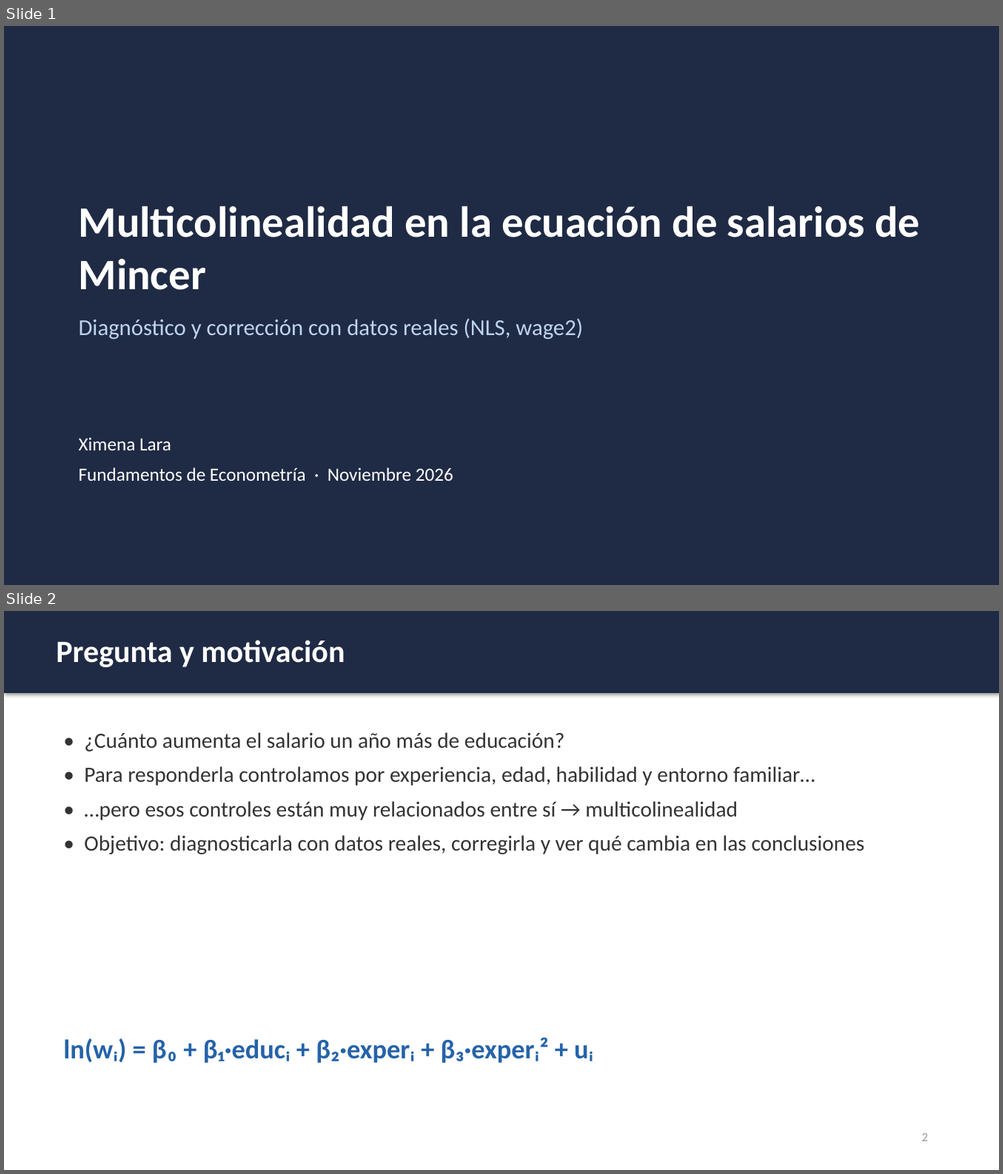
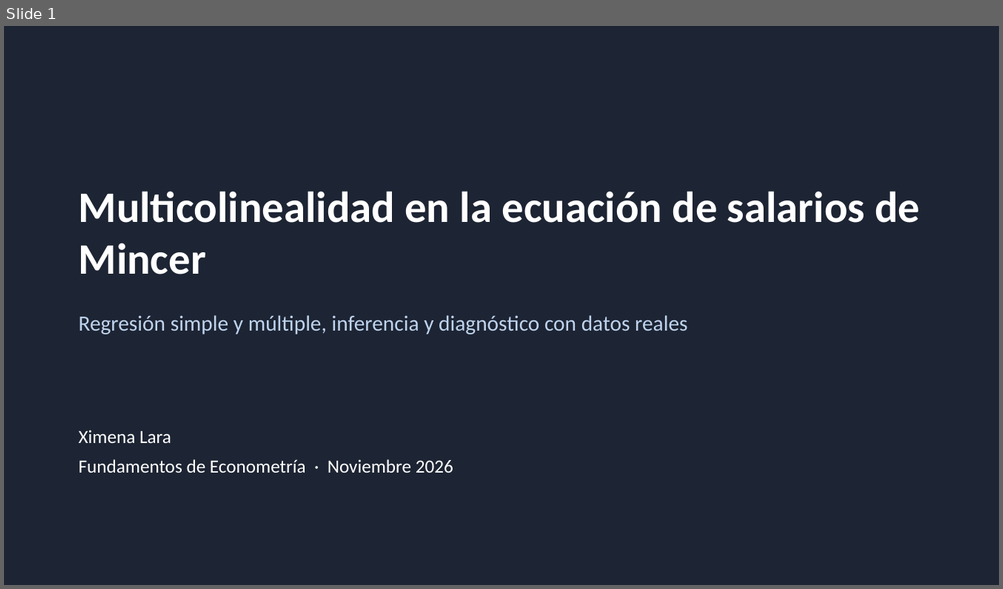
Before and after one commit to ximeelaraa/mincer-multicolinealidad, a slide deck: Presentacion_Multicolinealidad_Mincer.pptx. Shown one above the other, each under a label of ours: slides 1 and 2 before the commit, slide 1 after it. The pictures are 1003x1174 and 1003x589 pixels, drawn with LibreOffice and Linux fonts; fonts in the diff are those of the drawing. Boxes give left, top, right and bottom in pixels: in the first picture for what was removed or moved away, otherwise in the second. Text is boxed around its words. In the diff, an @@ line names an element or a change of style, - is before the commit and + after.

```diff
--- a/Presentacion_Multicolinealidad_Mincer.pptx
+++ b/Presentacion_Multicolinealidad_Mincer.pptx
@@ slide 2 removed at (x1=4, y1=611, x2=999, y2=1170), background #FFFFFF @@
@@ rectangle removed at (x1=4, y1=611, x2=999, y2=693) @@
@@ text removed at (x1=56, y1=640, x2=344, y2=667) @@
-Pregunta y motivación
@@ text removed at (x1=84, y1=732, x2=865, y2=854) @@
-• ¿Cuánto aumenta el salario un año más de educación?
-• Para responderla controlamos por experiencia, edad, habilidad y entorno familiar…
-• …pero esos controles están muy relacionados entre sí → multicolinealidad
-• Objetivo: diagnosticarla con datos reales, corregirla y ver qué cambia en las conclusiones
@@ text removed at (x1=63, y1=1037, x2=593, y2=1063) @@
-ln(wᵢ) = β₀ + β₁·educᵢ + β₂·experᵢ + β₃·experᵢ² + uᵢ
@@ text removed at (x1=922, y1=1133, x2=928, y2=1142) @@
-2
@@ slide 1 changed as well @@
@@ rectangle at (x1=4, y1=26, x2=999, y2=585): fill #1F2A44 to #1D2433 @@
@@ text "Multicolinealidad en la ecuación de ..." at (x1=79, y1=191, x2=919, y2=275): less space between paragraphs @@
@@ text "Multicolinealidad en la ecuación de ..." moved from (x1=79, y1=206, x2=919, y2=290) to (x1=79, y1=191, x2=919, y2=275) @@
@@ text at (x1=79, y1=315, x2=687, y2=335): text changed; size 22 to 21 pt @@
-Diagnóstico y corrección con datos reales (NLS, wage2)
+Regresión simple y múltiple, inferencia y diagnóstico con datos reales
@@ text "Ximena Lara" moved from (x1=79, y1=437, x2=453, y2=481) to (x1=79, y1=430, x2=453, y2=473) @@
@@ text "Ximena Lara" at (x1=79, y1=430, x2=453, y2=473): less space between paragraphs @@
```
Also in this commit, not shown: 1 other slide changed, 18 slides added, 9 other slides removed, 22 other files.
